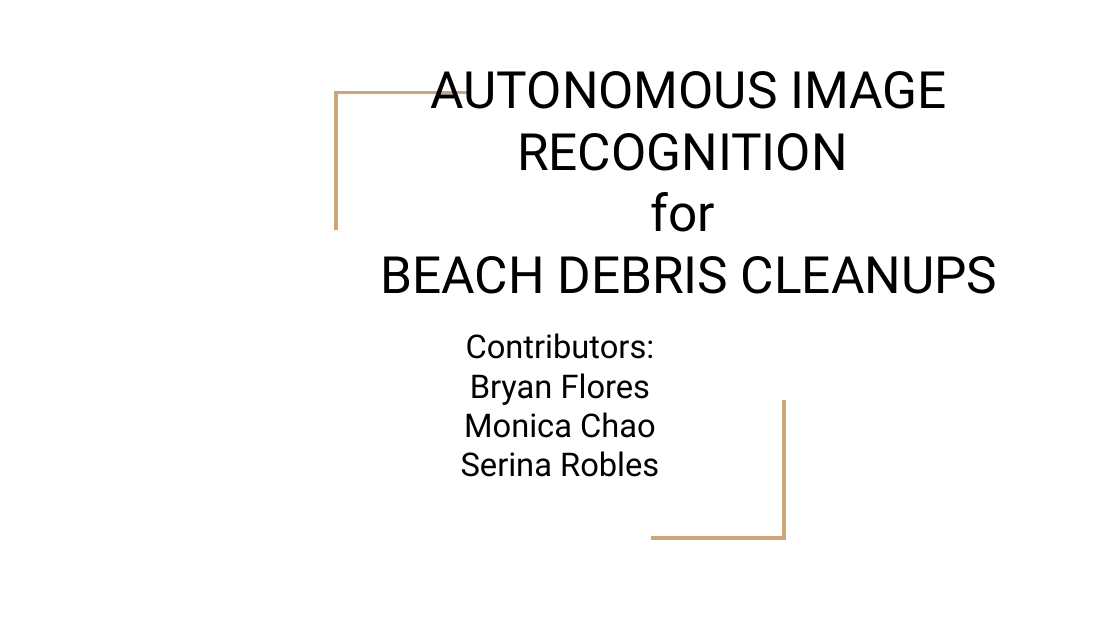
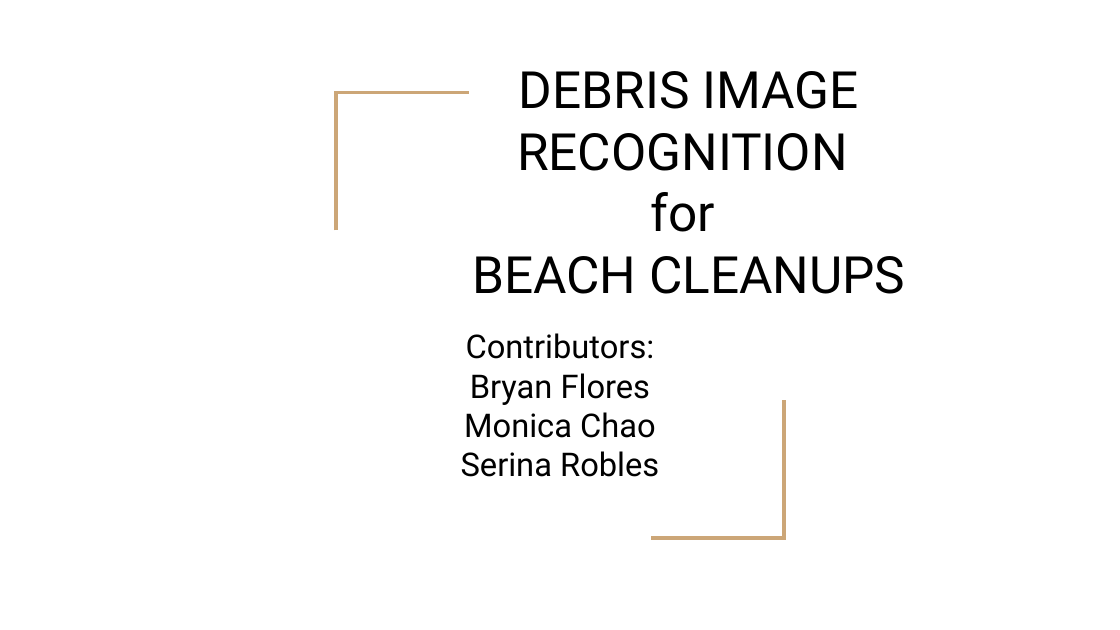
Before and after one commit to giantmagellan/DebrisImageClassification, a slide deck: slide 1 of presentation/FINAL PROJECT.pptx. Drawn at 1120x630 pixels with LibreOffice and Linux fonts; fonts in the diff are those of the drawing. Boxes give left, top, right and bottom in pixels: in the first picture for what was removed or moved away, otherwise in the second. Text is boxed around its words. In the diff, an @@ line names an element or a change of style, - is before the commit and + after.

Commit message:
final submission

```diff
--- a/presentation/FINAL PROJECT.pptx
+++ b/presentation/FINAL PROJECT.pptx
@@ title at (517,71,858,171): text changed @@
-AUTONOMOUS IMAGE RECOGNITION
+DEBRIS IMAGE RECOGNITION
@@ title at (472,256,905,294): text changed @@
-BEACH DEBRIS CLEANUPS
+BEACH CLEANUPS
```
